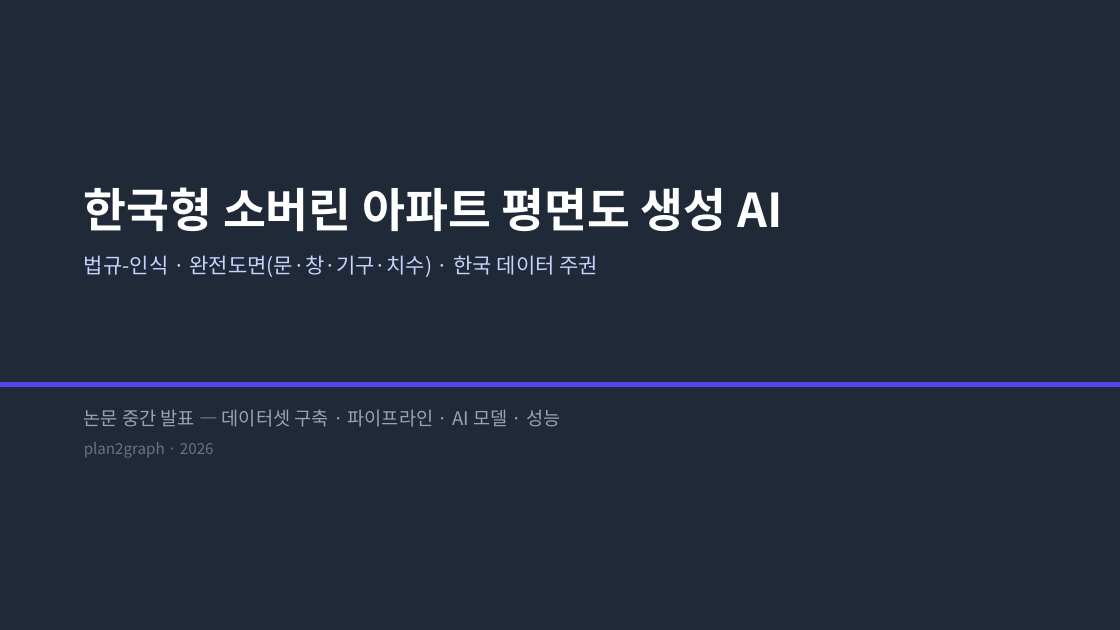
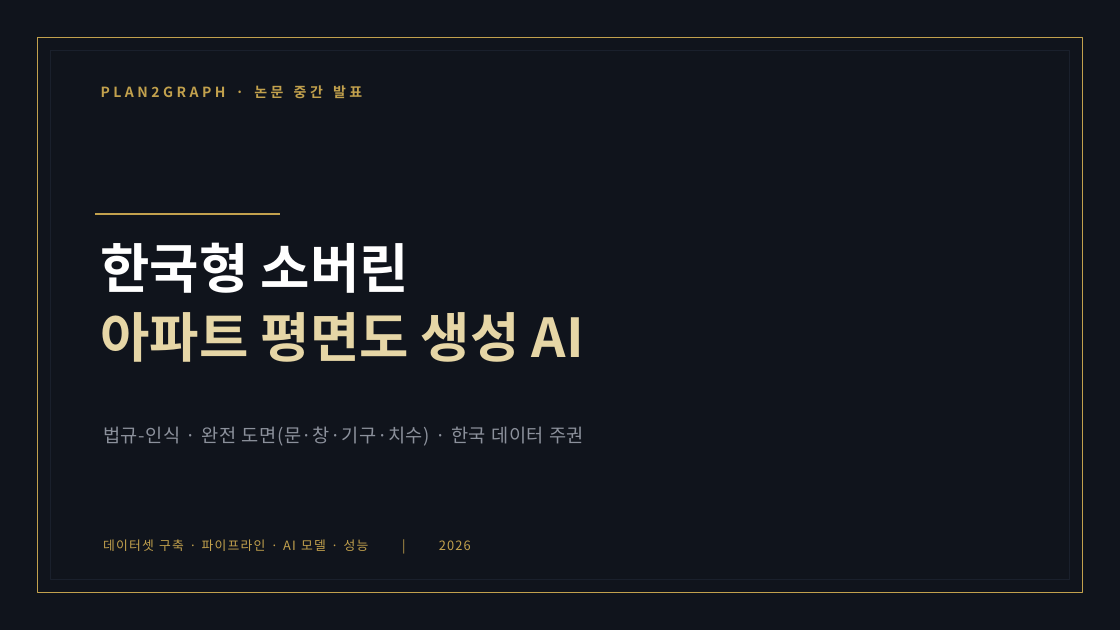
Before and after one commit to wissens2024/plan2graph, a slide deck: slide 1 of docs/plan2graph_중간발표.pptx. Drawn at 1120x630 pixels with LibreOffice and Linux fonts; fonts in the diff are those of the drawing. Boxes give left, top, right and bottom in pixels: in the first picture for what was removed or moved away, otherwise in the second. Text is boxed around its words. In the diff, an @@ line names an element or a change of style, - is before the commit and + after.

Commit message:
design(ppt): 프리미엄 스타일 전면 재디자인 (잉크 네이비 + 골드)
딥 네이비 표지(골드 더블프레임)·골드 액센트바 헤더·헤어라인 구분선·아웃라인형 통계
패널(상단 골드선+그림자)·미니멀 테이블(잉크 헤더+골드텍스트)·골드 화살표 플로우·
자간 트래킹·푸터(브랜드+페이지). 18슬라이드 내용 유지, 디자인만 교체.

```diff
--- a/docs/plan2graph_중간발표.pptx
+++ b/docs/plan2graph_중간발표.pptx
@@ rectangle added at (0,0,1120,630), fill #10141C @@
@@ rectangle: place and size @@
-rectangle at (0,0,1120,630)
+rectangle at (38,38,1082,592)
@@ rectangle at (38,38,1082,592): fill #1F2937 to none; outline none to #C2A14D 1 pt @@
@@ rectangle: place and size @@
-rectangle at (0,382,1120,387)
+rectangle at (50,50,1070,580)
@@ rectangle at (50,50,1070,580): fill #4F46E5 to none; outline none to #1A202C 0.75 pt @@
@@ text added at (101,85,362,98), 12 pt, text #C2A14D, bold @@
+PLAN2GRAPH · 논문 중간 발표
@@ elbow line added from (95, 214) to (280, 214), #C2A14D 1.5 pt @@
@@ text at (101,242,584,362): text changed; size 18 to 46 pt; text colour #C7D2FE to #E6D6A6; bold on @@
-한국형 소버린 아파트 평면도 생성 AI
-법규-인식 · 완전도면(문·창·기구·치수) · 한국 데이터 주권
+한국형 소버린
+아파트 평면도 생성 AI
@@ text added at (103,426,584,446), 16 pt, text #8C919C @@
+법규-인식 · 완전 도면(문·창·기구·치수) · 한국 데이터 주권
@@ text at (103,539,471,551): text changed; size 16 to 11 pt; text colour #9CA3AF to #C2A14D @@
-논문 중간 발표 — 데이터셋 구축 · 파이프라인 · AI 모델 · 성능
-plan2graph · 2026
+데이터셋 구축 · 파이프라인 · AI 모델 · 성능 | 2026
```
Also in this commit, not shown: 17 other slides changed, 1 other file.
